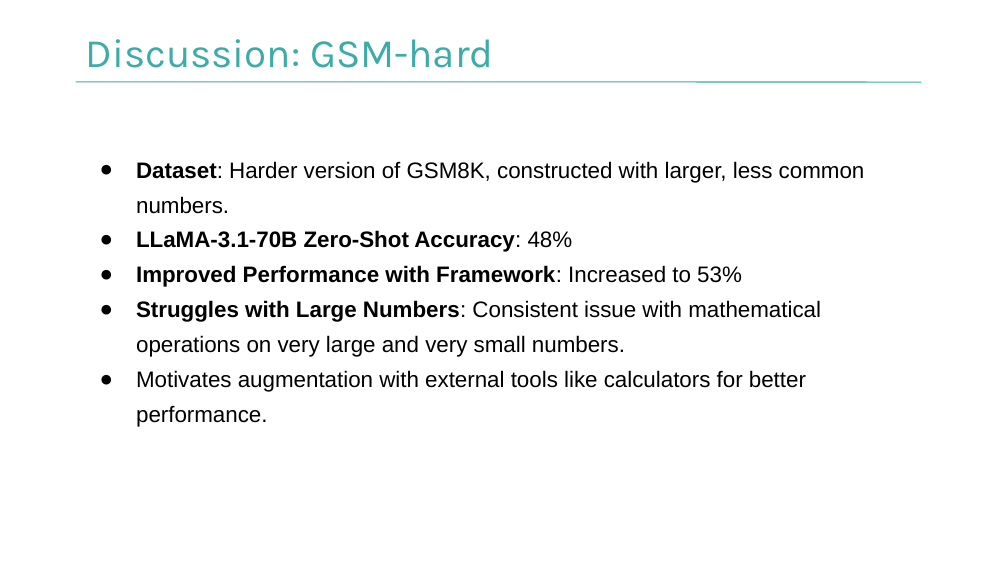
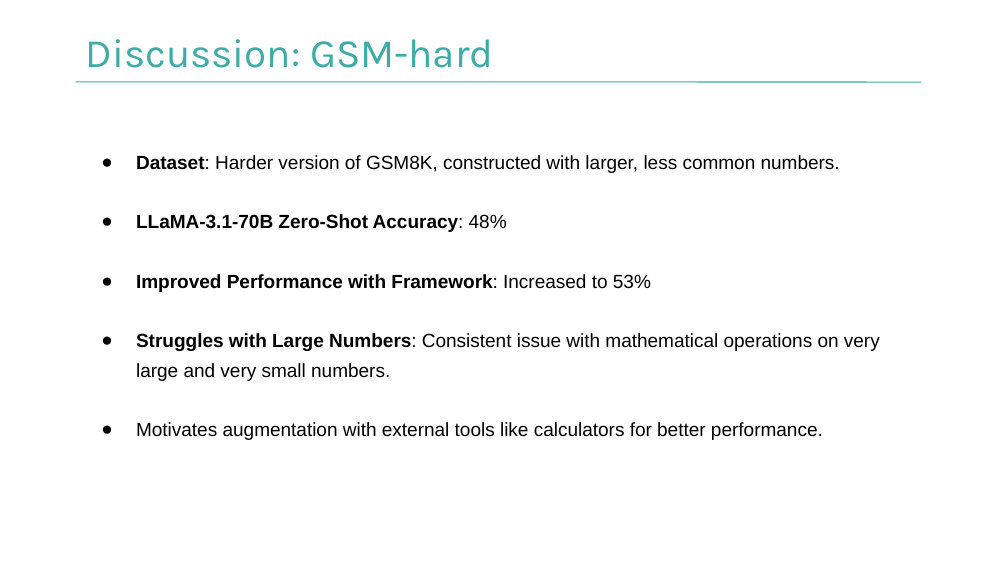
Before and after one commit to parthivdholaria/LLM-Project, a slide deck: slide 22 of LLM Final Presentation.pptx (slide 21 before the commit). Drawn at 1008x567 pixels with LibreOffice and Linux fonts; fonts in the diff are those of the drawing; background and template pictures are left out. Boxes give left, top, right and bottom in pixels: in the first picture for what was removed or moved away, otherwise in the second. Text is boxed around its words. In the diff, an @@ line names an element or a change of style, - is before the commit and + after.

```diff
--- a/LLM Final Presentation.pptx
+++ b/LLM Final Presentation.pptx
@@ text "Dataset: Harder version of GSM8K, ..." at (136,155,880,440): size 16 to 13.6 pt; indent changed @@
```
Also in this commit, not shown: 3 other slides changed, 1 slide added.
